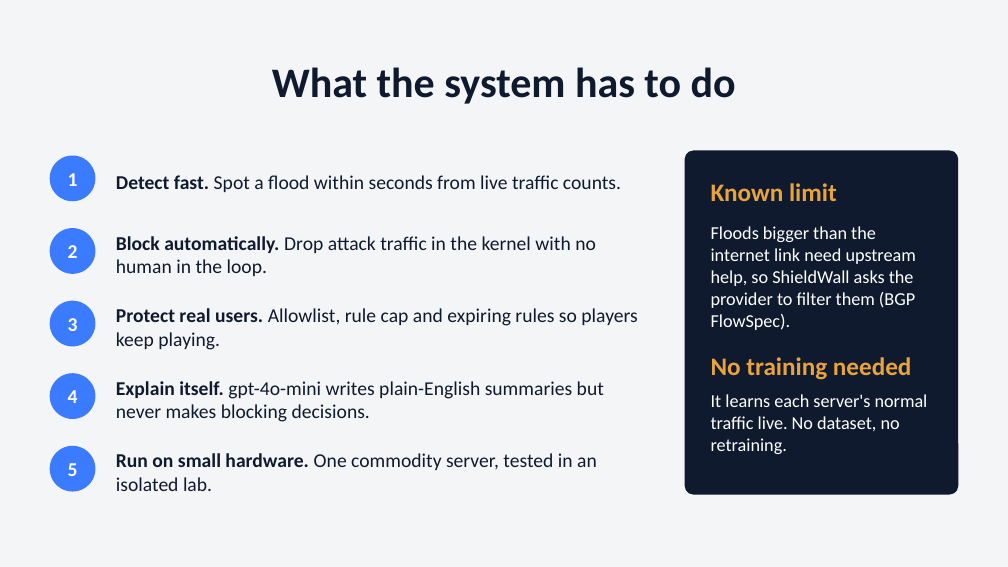
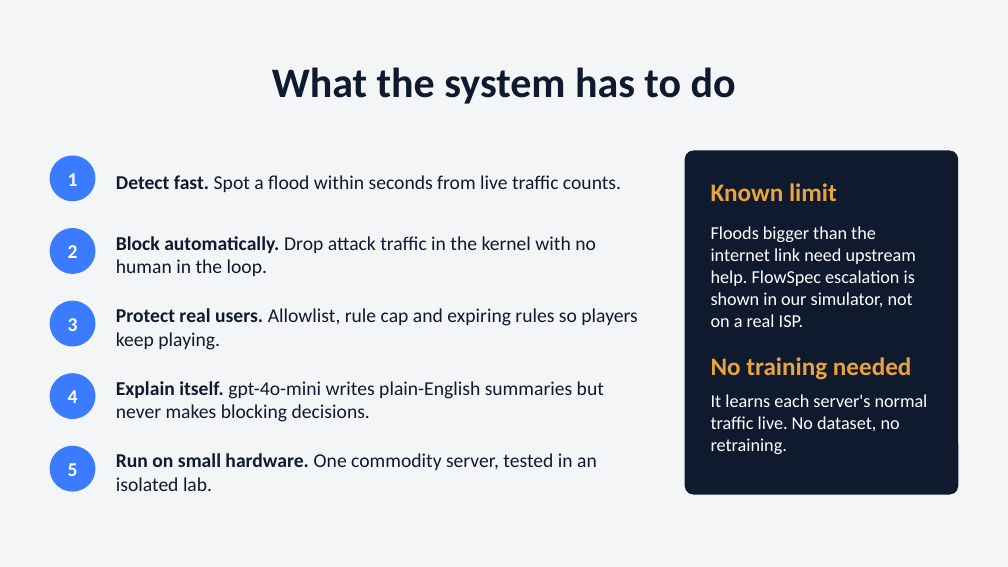
Before and after one commit to SushrithKbtech/shieldwall, a slide deck: slide 3 of docs/ShieldWall_presentation.pptx. Drawn at 1008x567 pixels with LibreOffice and Linux fonts; fonts in the diff are those of the drawing. Boxes give left, top, right and bottom in pixels: in the first picture for what was removed or moved away, otherwise in the second. Text is boxed around its words. In the diff, an @@ line names an element or a change of style, - is before the commit and + after.

```diff
--- a/docs/ShieldWall_presentation.pptx
+++ b/docs/ShieldWall_presentation.pptx
@@ text at (711,226,916,327): text changed @@
-Floods bigger than the internet link need upstream help, so ShieldWall asks the provider to filter them (BGP FlowSpec).
+Floods bigger than the internet link need upstream help. FlowSpec escalation is shown in our simulator, not on a real ISP.
```
Also in this commit, not shown: 4 other slides changed, 43 other files.
